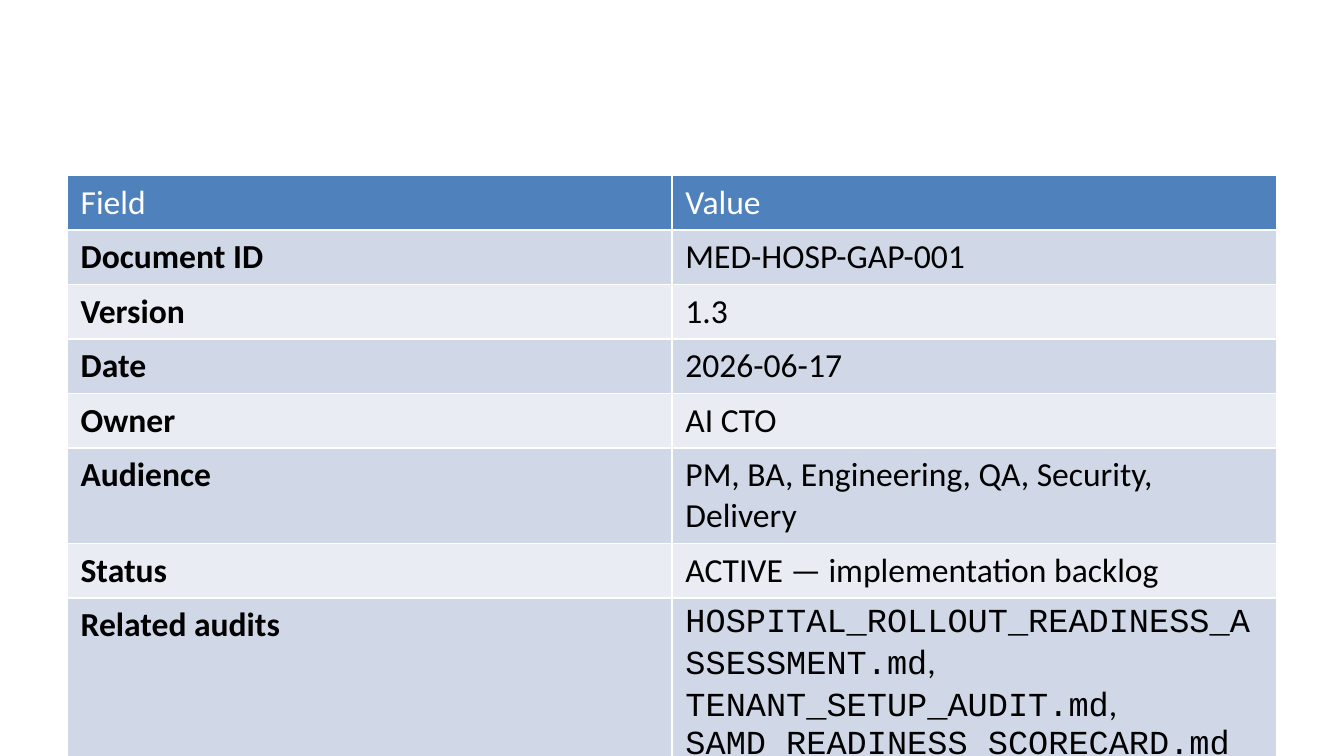
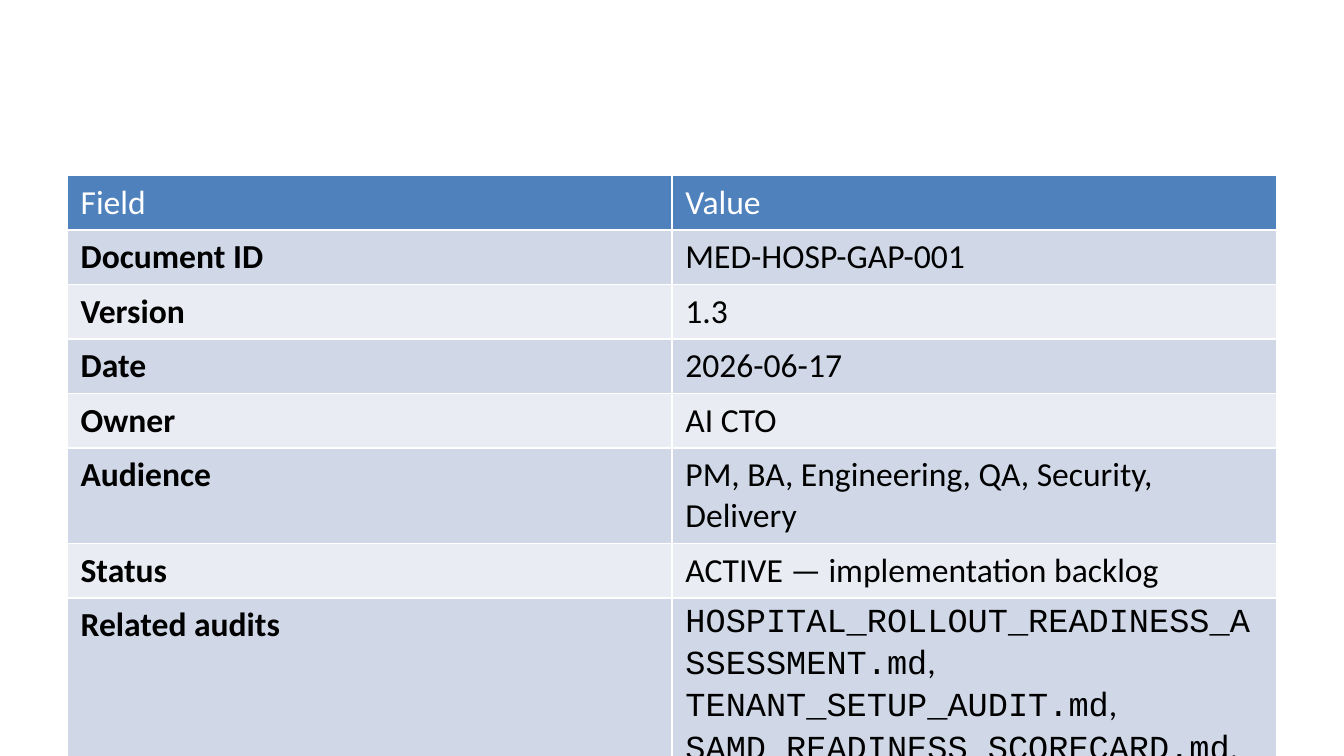
Before and after one commit to PraveenKumarVRX/Mediczy_Backend, a slide deck: slide 2 of server/public/downloads/hospital/MediQzy_Greenfield_Hospital_Gaps_Implementation.pptx. Drawn at 1344x756 pixels with LibreOffice and Linux fonts; fonts in the diff are those of the drawing. Boxes give left, top, right and bottom in pixels: in the first picture for what was removed or moved away, otherwise in the second. Text is boxed around its words. In the diff, an @@ line names an element or a change of style, - is before the commit and + after.

```diff
--- a/server/public/downloads/hospital/MediQzy_Greenfield_Hospital_Gaps_Implementation.pptx
+++ b/server/public/downloads/hospital/MediQzy_Greenfield_Hospital_Gaps_Implementation.pptx
@@ table at box(67, 176, 1277, 724) @@
-row 8, column 2: HOSPITAL_ROLLOUT_READINESS_ASSESSMENT.md, TENANT_SETUP_AUDIT.md, SAMD_READINESS_SCORECARD.md
+row 8, column 2: HOSPITAL_ROLLOUT_READINESS_ASSESSMENT.md, TENANT_SETUP_AUDIT.md, SAMD_READINESS_SCORECARD.md, MEDIQZY_COMPLETE_HOSPITAL_WORKFLOWS.md, MEDIQZY_GREENFIELD_PAPERLESS_AI_FLOWS.md
```
Also in this commit, not shown: 1 other slide changed, 1 slide added, 59 other files.
